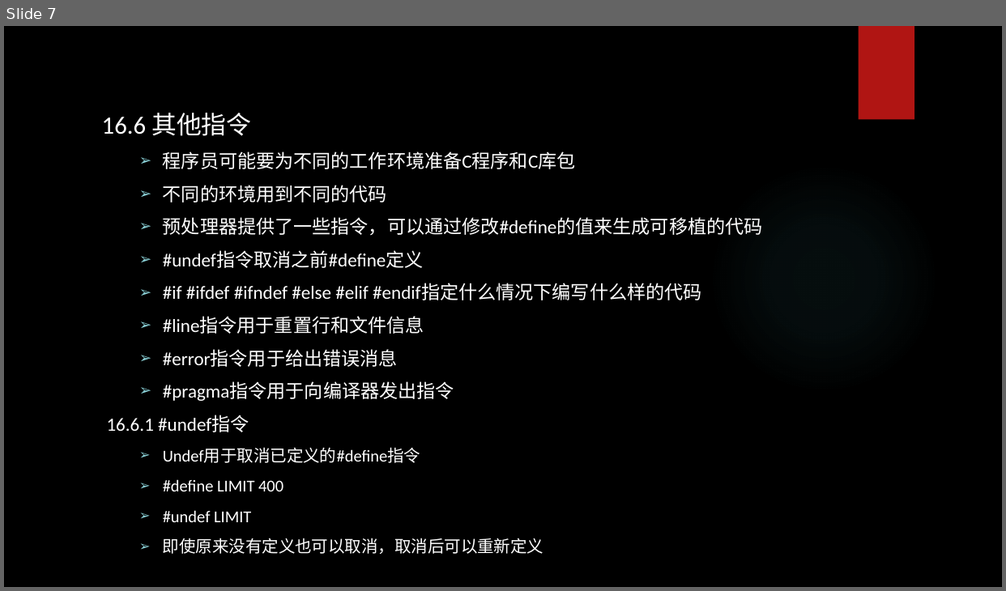
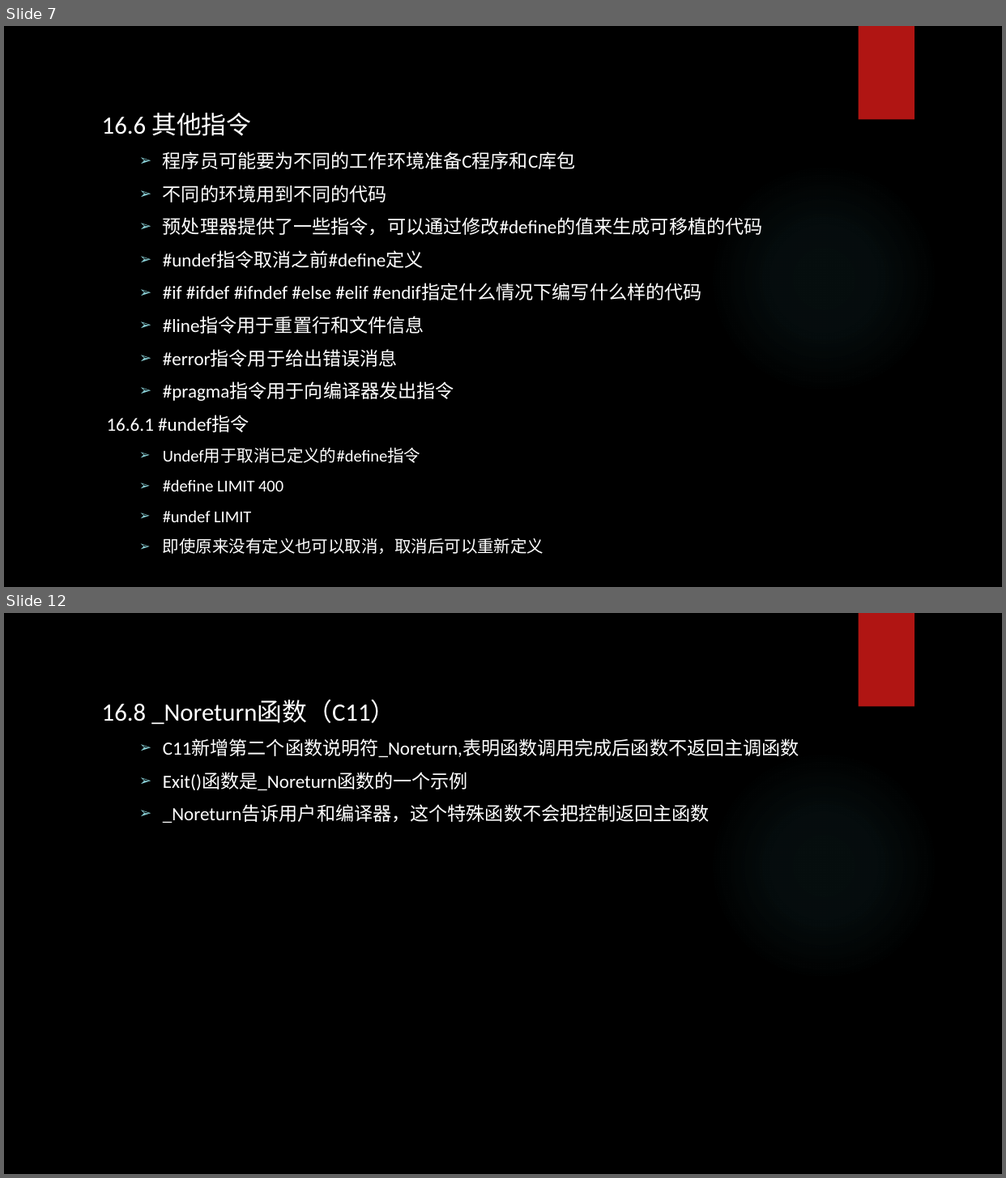
Before and after one commit to tsyin/c_ppt-code, a slide deck: PPT/16 C预处理器和C库.pptx. Shown one above the other, each under a label of ours: slide 7 before the commit, slides 7 and 12 after it; the slides between them are not shown. The pictures are 1006x591 and 1006x1178 pixels, drawn with LibreOffice and Linux fonts; fonts in the diff are those of the drawing; background and template pictures are left out. Boxes give left, top, right and bottom in pixels: in the first picture for what was removed or moved away, otherwise in the second. Text is boxed around its words. In the diff, an @@ line names an element or a change of style, - is before the commit and + after.

```diff
--- a/PPT/16 C预处理器和C库.pptx
+++ b/PPT/16 C预处理器和C库.pptx
@@ slide 12 added at box(4, 613, 1002, 1174), background picture (left out); not listed: 2 template elements that a slide beside it also shows @@
@@ text added at box(102, 700, 799, 823), 18 pt, text #FFFFFF @@
+16.8 _Noreturn函数（C11）
+  ➢ C11新增第二个函数说明符_Noreturn,表明函数调用完成后函数不返回主调函数
+  ➢ Exit()函数是_Noreturn函数的一个示例
+  ➢ _Noreturn告诉用户和编译器，这个特殊函数不会把控制返回主函数
```
Also in this commit, not shown: 1 slide changed, 9 other slides added, 2 other files.
